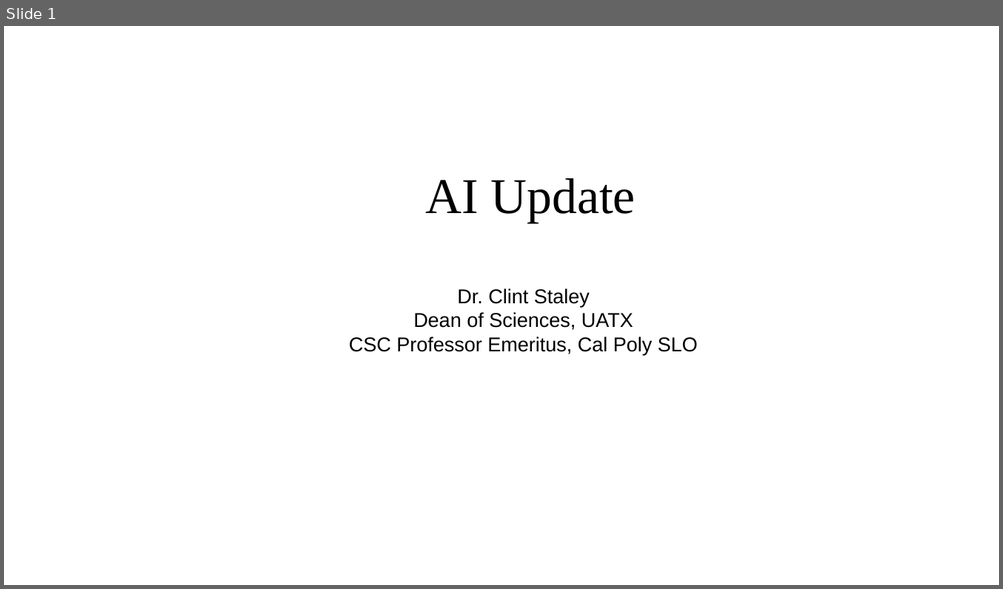
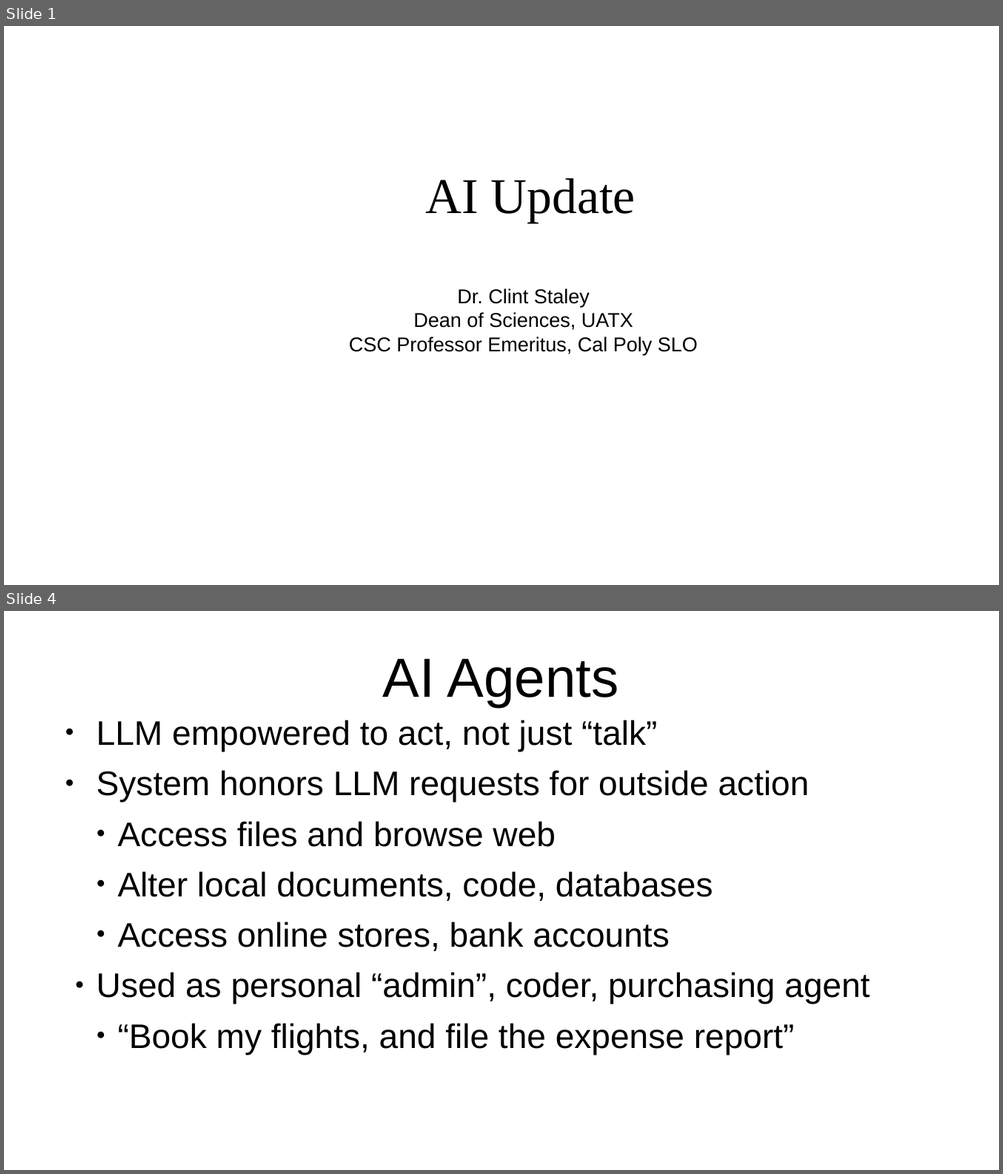
Before and after one commit to ClintStaley/AITalks, a slide deck: UATX/AIUpdate26.pptx. Shown one above the other, each under a label of ours: slide 1 before the commit, slides 1 and 4 after it; the slides between them are not shown. The pictures are 1003x589 and 1003x1174 pixels, drawn with LibreOffice and Linux fonts; fonts in the diff are those of the drawing. Boxes give left, top, right and bottom in pixels: in the first picture for what was removed or moved away, otherwise in the second. Text is boxed around its words. In the diff, an @@ line names an element or a change of style, - is before the commit and + after.

```diff
--- a/UATX/AIUpdate26.pptx
+++ b/UATX/AIUpdate26.pptx
@@ slide 4 added at bbox=[4, 611, 999, 1170], background #FFFFFF @@
@@ text added at bbox=[383, 658, 619, 707], 44 pt, text #000000 @@
+AI Agents
@@ text added at bbox=[96, 720, 869, 1054], 27.2 pt, text #000000 @@
+● LLM empowered to act, not just “talk”
+● System honors LLM requests for outside action
+    ● Access files and browse web
+    ● Alter local documents, code, databases
+    ● Access online stores, bank accounts
+  ● Used as personal “admin”, coder, purchasing agent
+    ● “Book my flights, and file the expense report”
```
Also in this commit, not shown: 1 slide changed, 6 other slides added, 12 slides removed.
